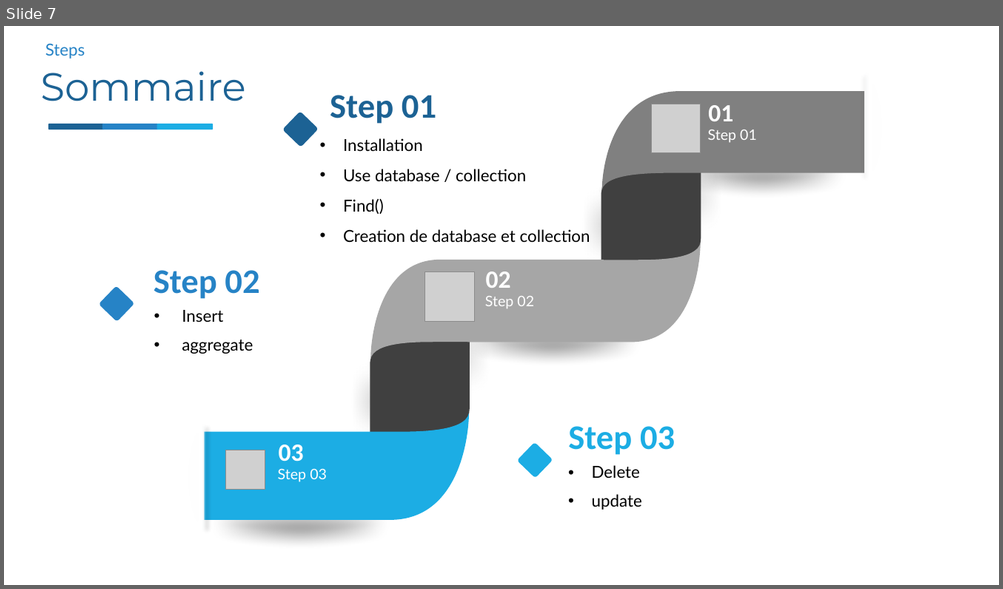
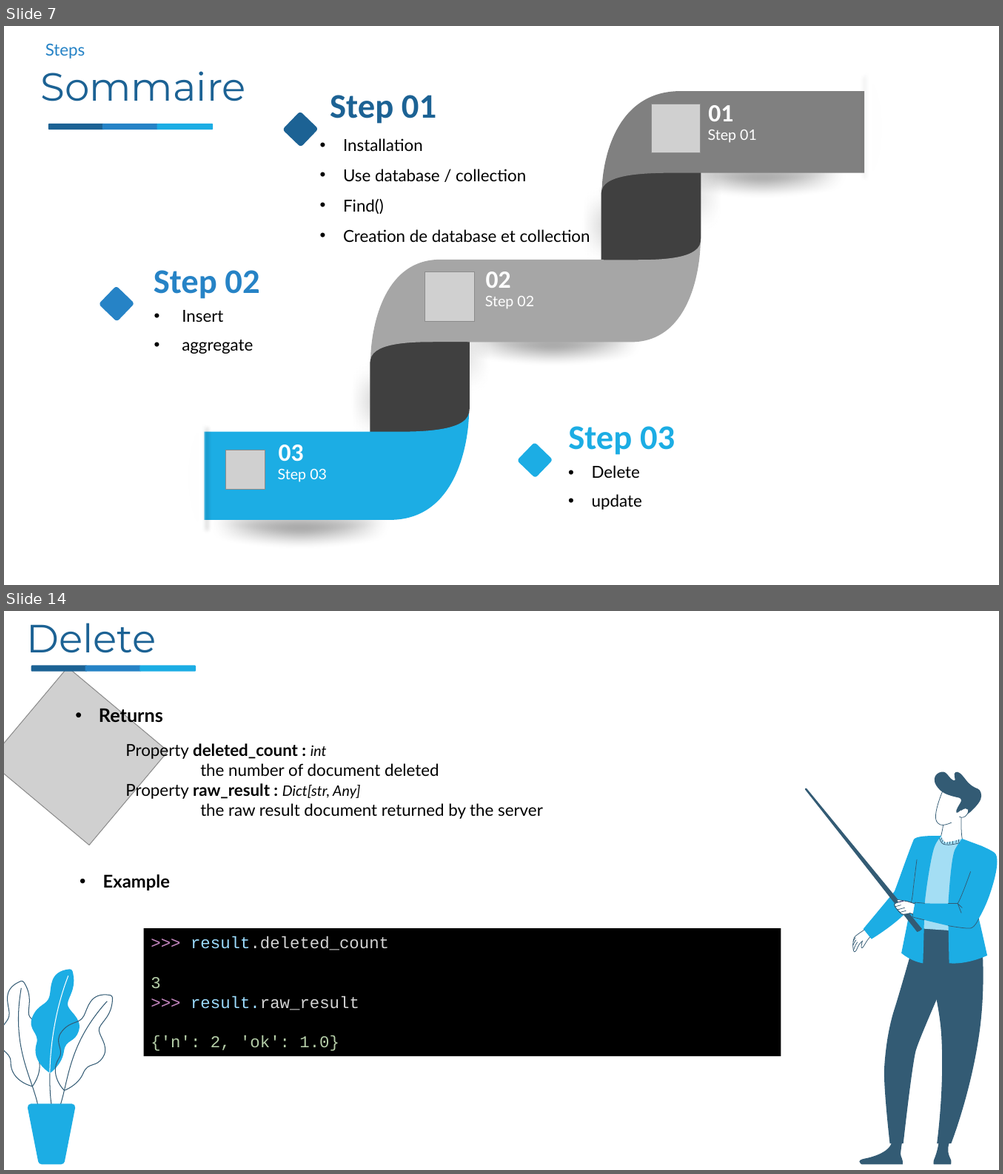
Before and after one commit to nourddine-benyahya/presentation-mongodb-python-todoapp-application, a slide deck: presontation mongodb&python/python&mongodb.pptx. Shown one above the other, each under a label of ours: slide 7 before the commit, slides 7 and 14 after it; the slides between them are not shown. The pictures are 1003x589 and 1003x1174 pixels, drawn with LibreOffice and Linux fonts; fonts in the diff are those of the drawing; grey boxes stand for pictures; background and template pictures are left out. Boxes give left, top, right and bottom in pixels: in the first picture for what was removed or moved away, otherwise in the second. Text is boxed around its words. In the diff, an @@ line names an element or a change of style, - is before the commit and + after.

```diff
--- a/presontation mongodb&python/python&mongodb.pptx
+++ b/presontation mongodb&python/python&mongodb.pptx
@@ slide 14 added at [4,611,999,1170], background picture (left out) @@
@@ text added at [26,623,156,653], 38 pt, text #1C6294 @@
+Delete
@@ picture added at [4,668,168,846] @@
@@ rounded rectangle added at [31,666,87,672], fill #1C6294 @@
@@ rounded rectangle added at [85,666,142,672], fill #2683C6 @@
@@ rounded rectangle added at [140,666,196,672], fill #1CADE4 @@
@@ text added at [99,706,163,725], 18 pt, text #000000, bold @@
+• Returns
@@ text added at [125,741,543,819], 16 pt, text #000000 @@
+Property deleted_count : int
+the number of document deleted
+Property raw_result : Dict[str, Any]
+the raw result document returned by the server
@@ group added at [805,772,997,1165]: 44 freeform shapes @@
@@ text added at [103,874,170,891], 17 pt, text #000000, bold @@
+• Example
@@ rectangle added at [144,929,781,1057], fill #000000, 16 pt, text #D4D4D4 @@
+>>> result.deleted_count
+3
+>>> result.raw_result
+{'n': 2, 'ok': 1.0}
@@ group added at [4,970,113,1165]: 8 freeform shapes @@
```
Also in this commit, not shown: 7 other slides added, 1 slide removed.
